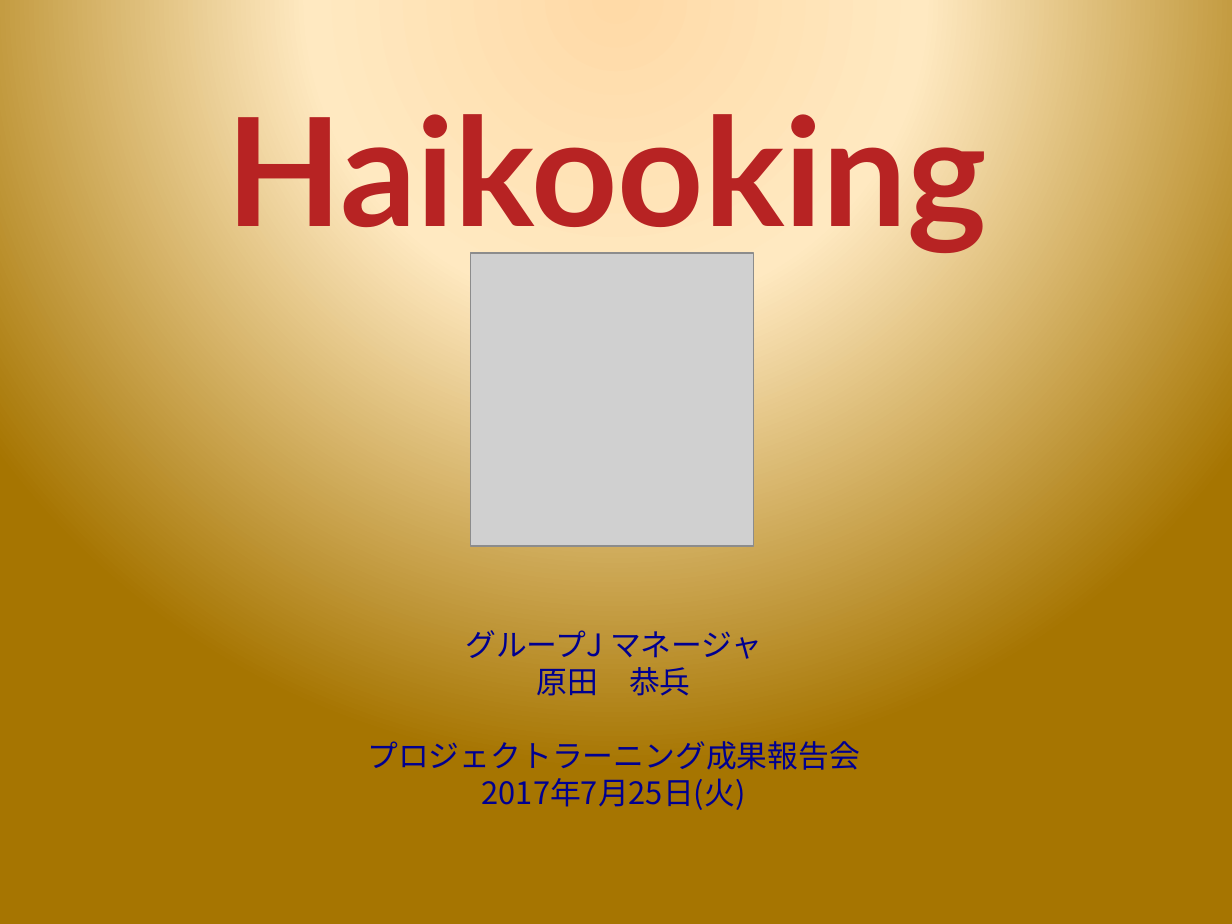
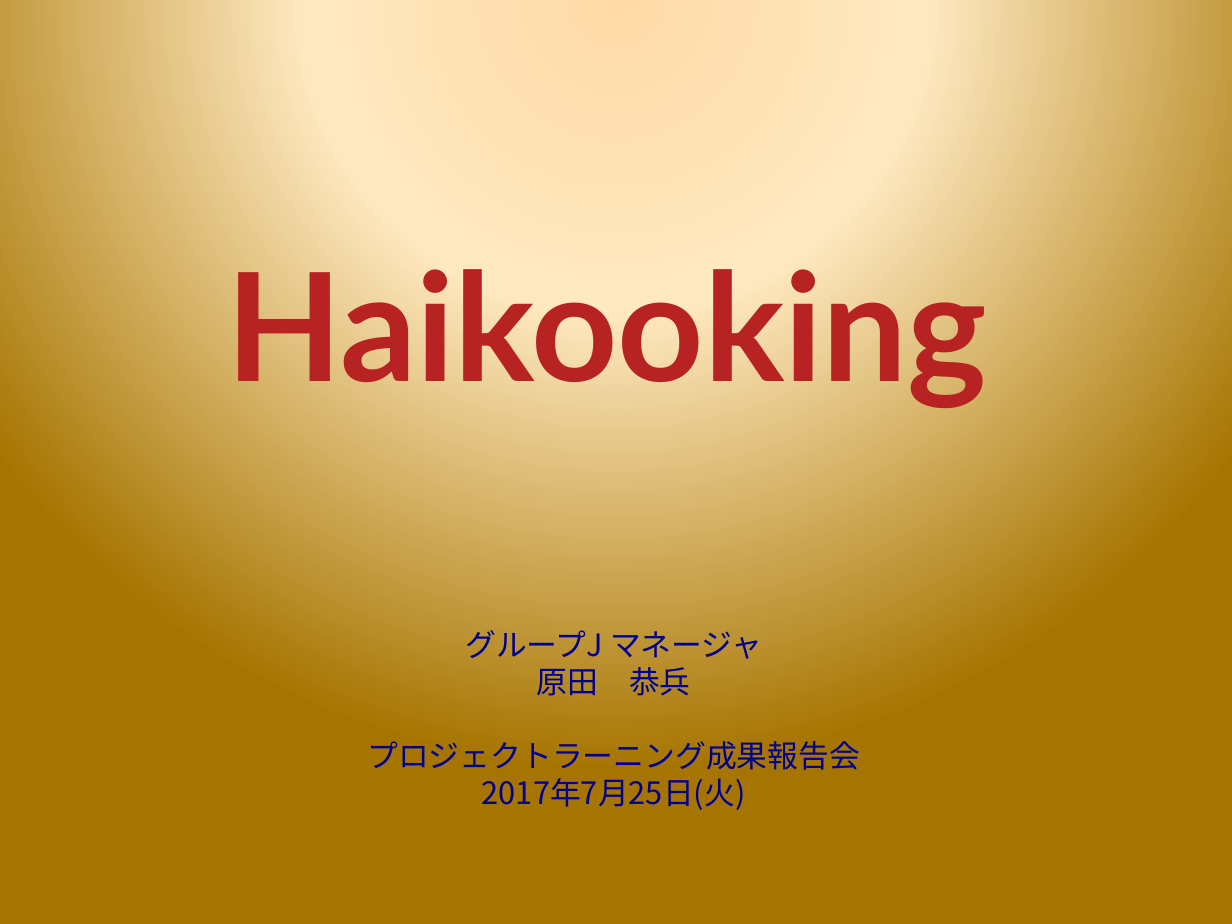
Before and after one commit to PL2GroupJ/Document, a slide deck: slide 1 of presentation.ppt. Drawn at 1232x924 pixels with LibreOffice and Linux fonts; fonts in the diff are those of the drawing; grey boxes stand for pictures; background and template pictures are left out. Boxes give left, top, right and bottom in pixels: in the first picture for what was removed or moved away, otherwise in the second. Text is boxed around its words. In the diff, an @@ line names an element or a change of style, - is before the commit and + after.

```diff
--- a/presentation.ppt
+++ b/presentation.ppt
@@ title "Haikooking" rewrapped from [226, 114, 987, 253] to [226, 251, 987, 408] @@
@@ picture removed at [471, 253, 754, 546] @@
```
Also in this commit, not shown: 9 other slides changed, 1 other file.
